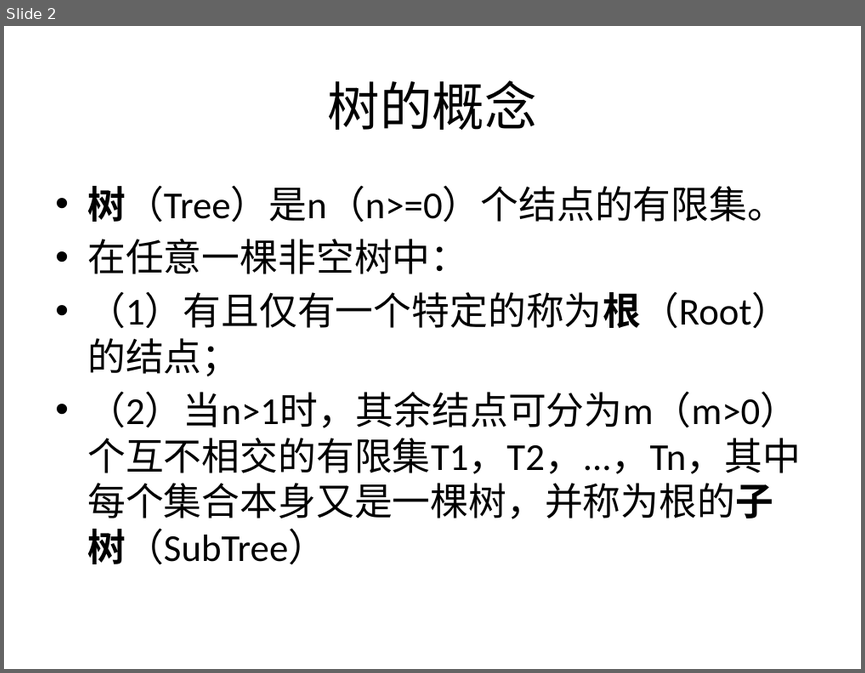
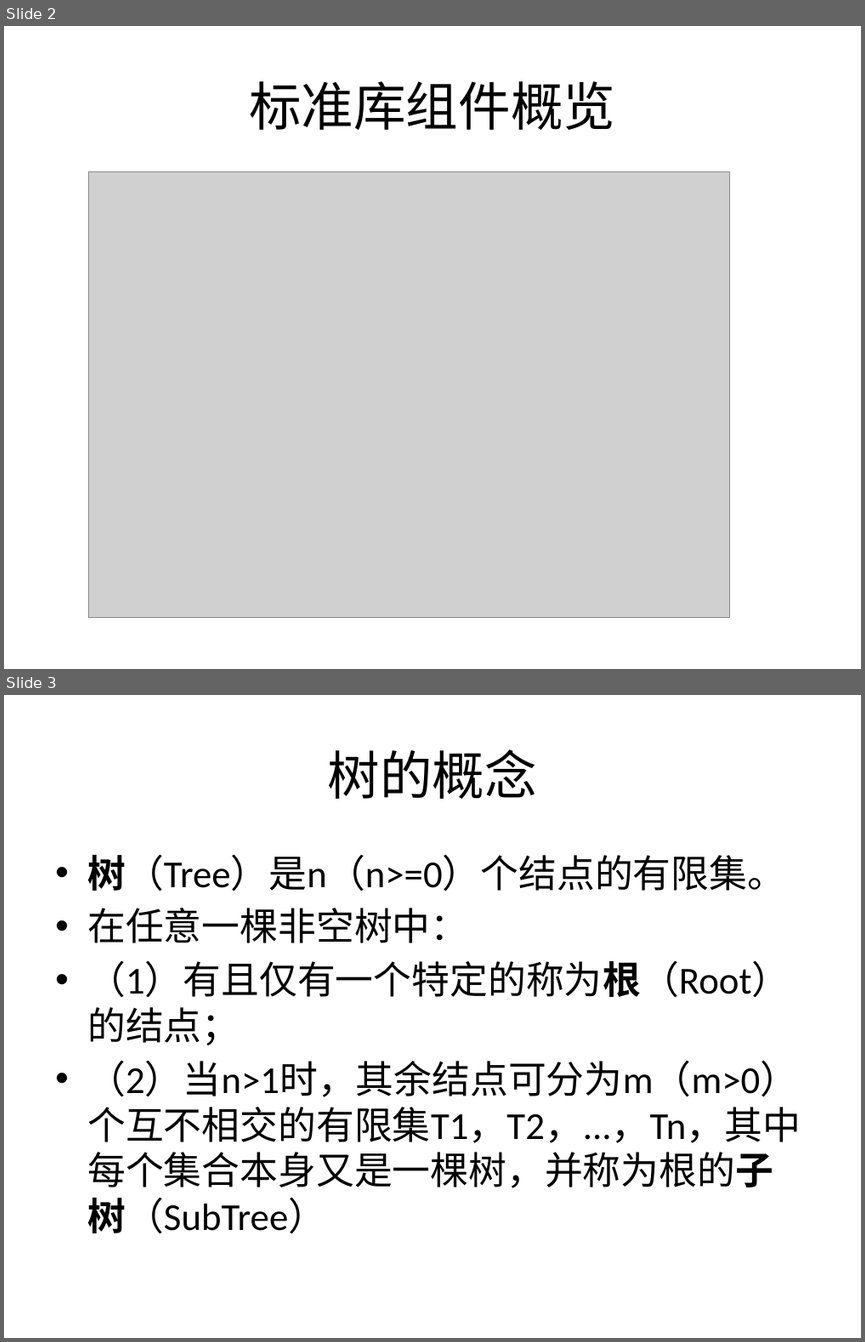
Before and after one commit to justery/JoyCpp, a slide deck: JoyCpp/rb_tree/rb_tree.pptx. Shown one above the other, each under a label of ours: slide 2 before the commit, slides 2 and 3 after it. The pictures are 865x673 and 865x1342 pixels, drawn with LibreOffice and Linux fonts; fonts in the diff are those of the drawing; grey boxes stand for pictures. Boxes give left, top, right and bottom in pixels: in the first picture for what was removed or moved away, otherwise in the second. Text is boxed around its words. In the diff, an @@ line names an element or a change of style, - is before the commit and + after.

```diff
--- a/JoyCpp/rb_tree/rb_tree.pptx
+++ b/JoyCpp/rb_tree/rb_tree.pptx
@@ slide 2 added at <box>4,26,861,669</box>, background #FFFFFF @@
@@ title added at <box>249,81,615,130</box>, 44 pt, text #000000 @@
+标准库组件概览
@@ picture added at <box>88,171,729,618</box> @@
@@ what was slide 2 is now slide 3 @@
```
Also in this commit, not shown: 3 slides changed, 2 other files.
